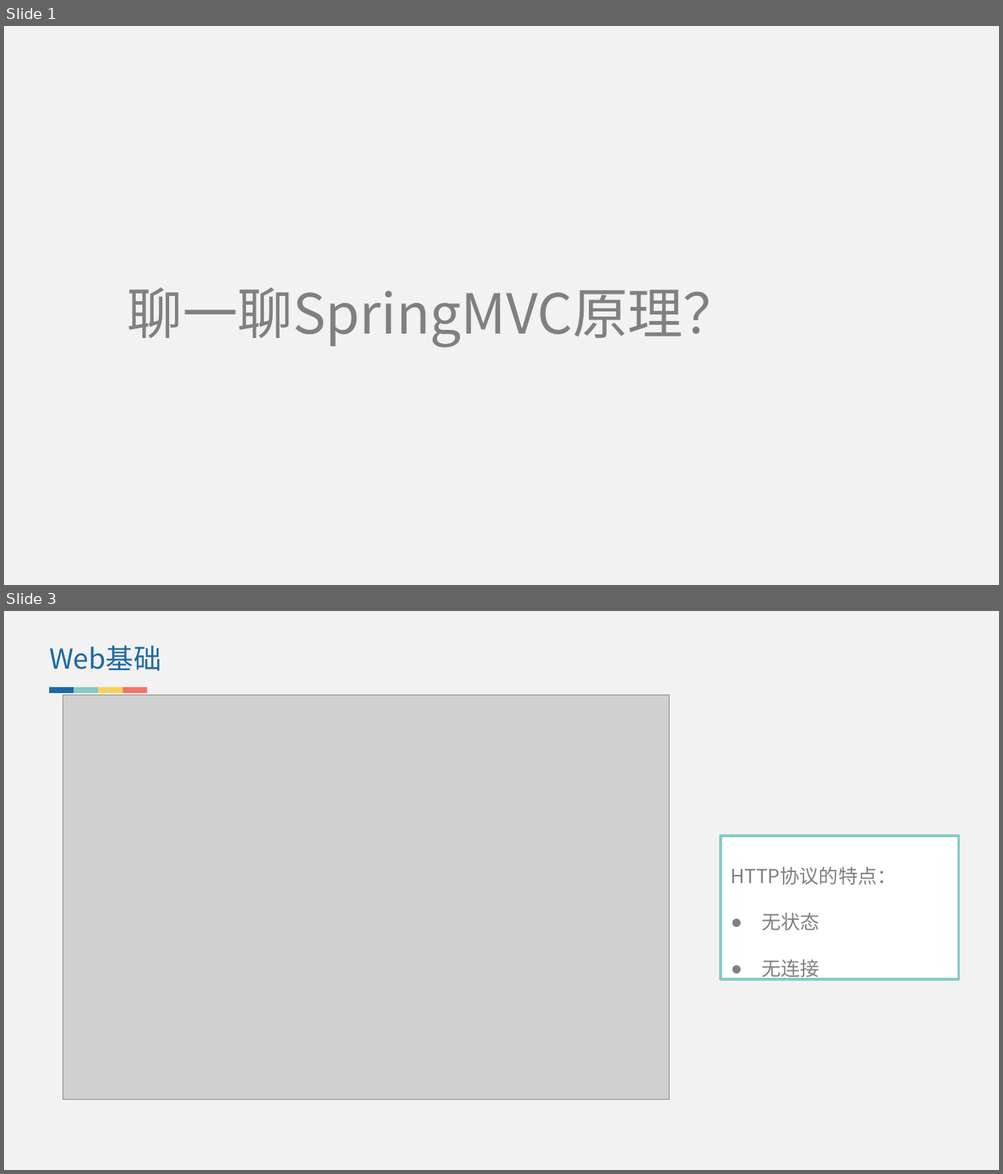
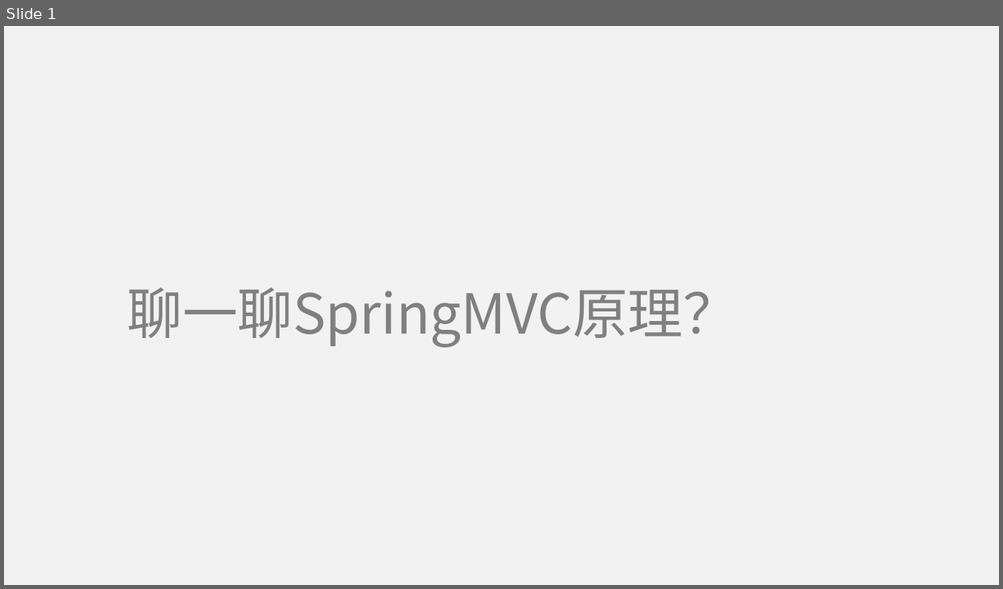
Before and after one commit to lvjiuluan/idea-projects, a slide deck: presentation/聊一聊SpringMVC原理？/聊一聊SpringMVC原理？.pptx. Shown one above the other, each under a label of ours: slides 1 and 3 before the commit, slide 1 after it; the slides between them are not shown. The pictures are 1003x1174 and 1003x589 pixels, drawn with LibreOffice and Linux fonts; fonts in the diff are those of the drawing; grey boxes stand for pictures. Boxes give left, top, right and bottom in pixels: in the first picture for what was removed or moved away, otherwise in the second. Text is boxed around its words. In the diff, an @@ line names an element or a change of style, - is before the commit and + after.

```diff
--- a/presentation/聊一聊SpringMVC原理？/聊一聊SpringMVC原理？.pptx
+++ b/presentation/聊一聊SpringMVC原理？/聊一聊SpringMVC原理？.pptx
@@ slide 3 removed at (x1=4, y1=611, x2=999, y2=1170), background #F2F2F2 @@
@@ text removed at (x1=49, y1=645, x2=161, y2=671) @@
-Web基础
@@ picture removed at (x1=62, y1=695, x2=669, y2=1099) @@
@@ group removed at (x1=50, y1=687, x2=148, y2=694): 4 rectangles @@
@@ rectangle removed at (x1=720, y1=836, x2=958, y2=979) @@
-HTTP协议的特点：
-● 无状态
-● 无连接
```
Also in this commit, not shown: 5 slides added, 3 other slides removed, 2 other files.
